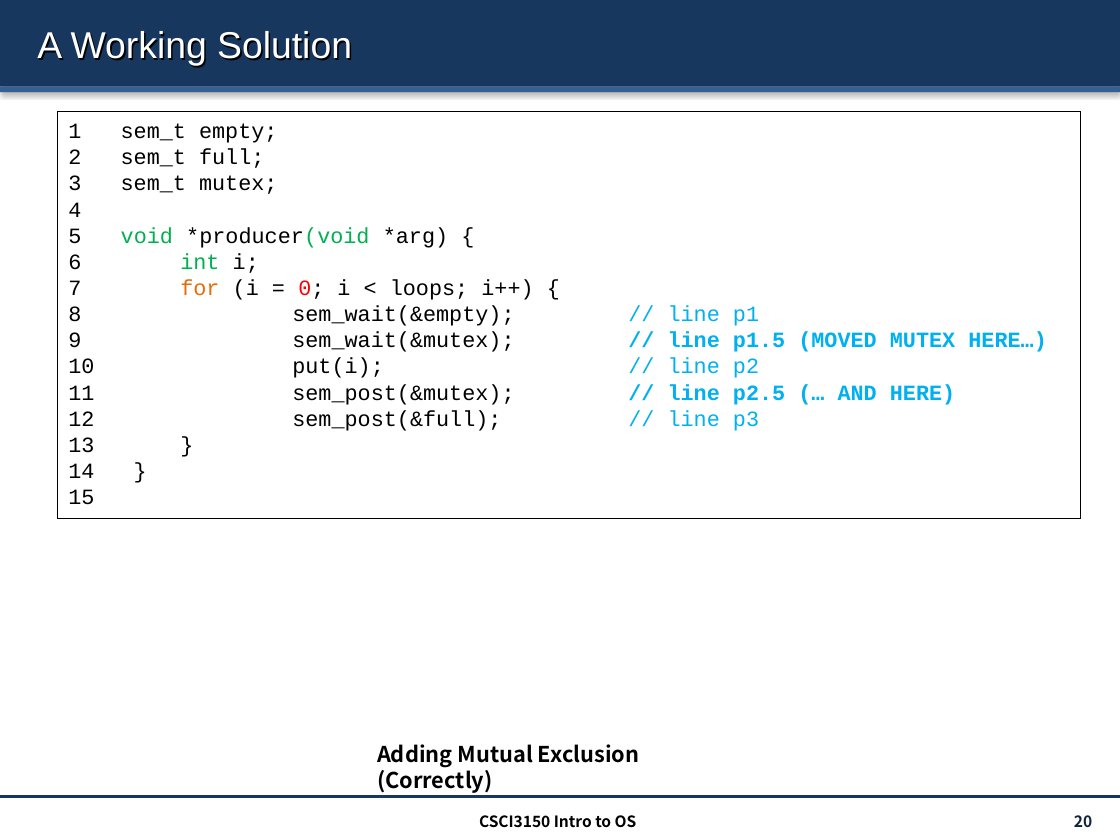
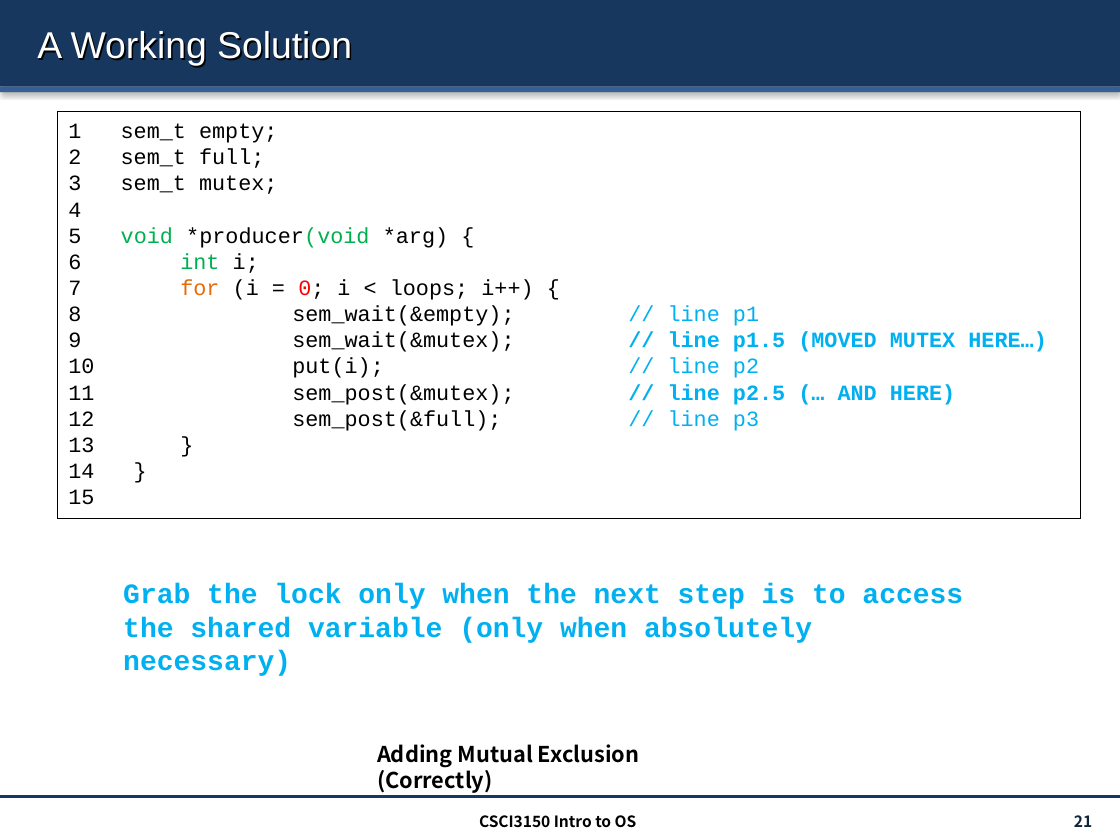
Before and after one commit to henryhxu/CSCI3150, a slide deck: slide 21 of lectures/lec7_sema.pptx (slide 20 before the commit). Drawn at 1120x840 pixels with LibreOffice and Linux fonts; fonts in the diff are those of the drawing. Boxes give left, top, right and bottom in pixels: in the first picture for what was removed or moved away, otherwise in the second. Text is boxed around its words. In the diff, an @@ line names an element or a change of style, - is before the commit and + after.

```diff
--- a/lectures/lec7_sema.pptx
+++ b/lectures/lec7_sema.pptx
@@ text added at <box>123,583,963,643</box>, 18 pt, text #00B0F0, bold @@
+Grab the lock only when the next step is to access the shared variable (only when absolutely necessary)
@@ page number at <box>1074,815,1092,827</box>: text changed @@
-20
+21
```
Also in this commit, not shown: 1 other slide changed, 1 slide added, 1 other file.
